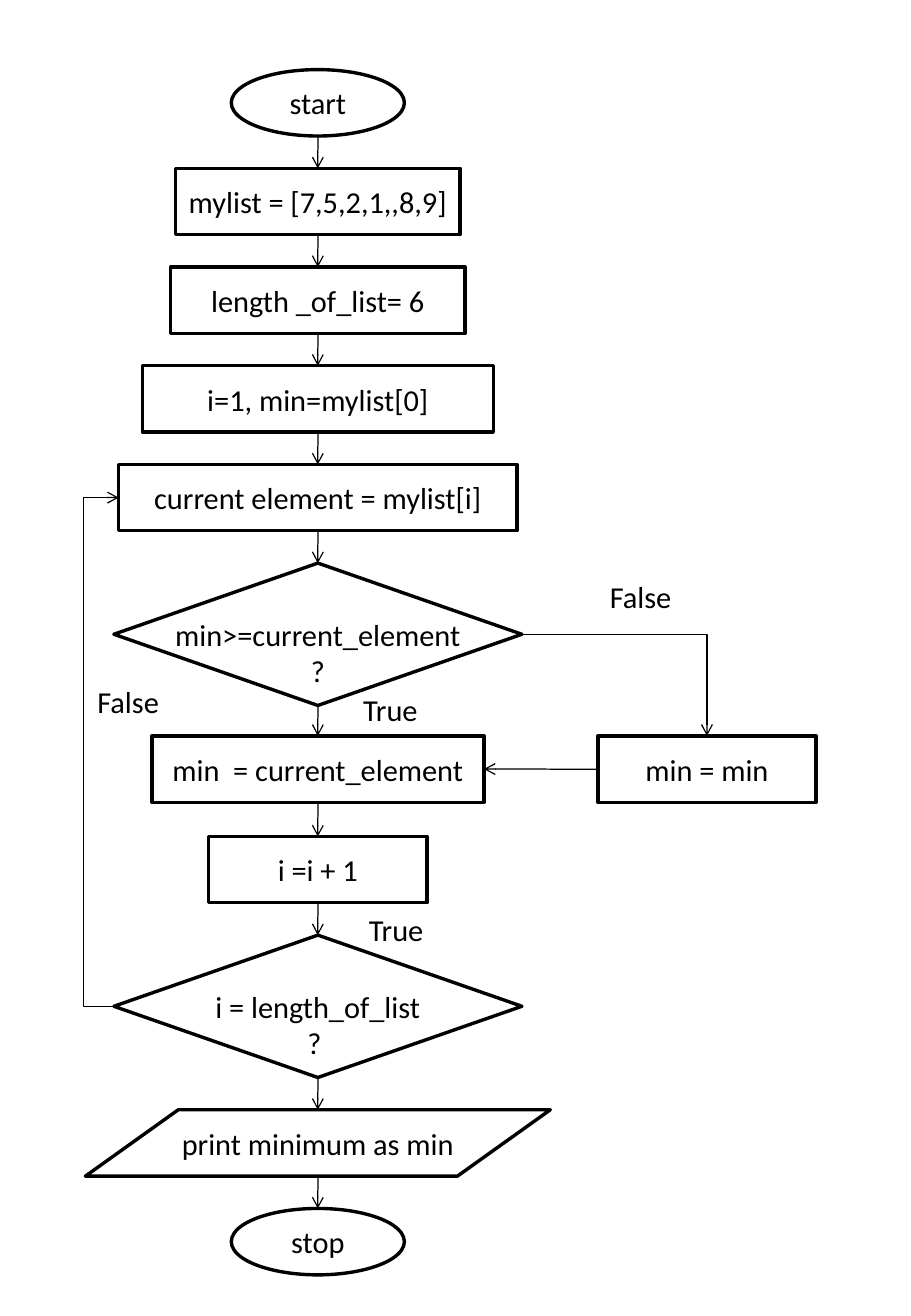
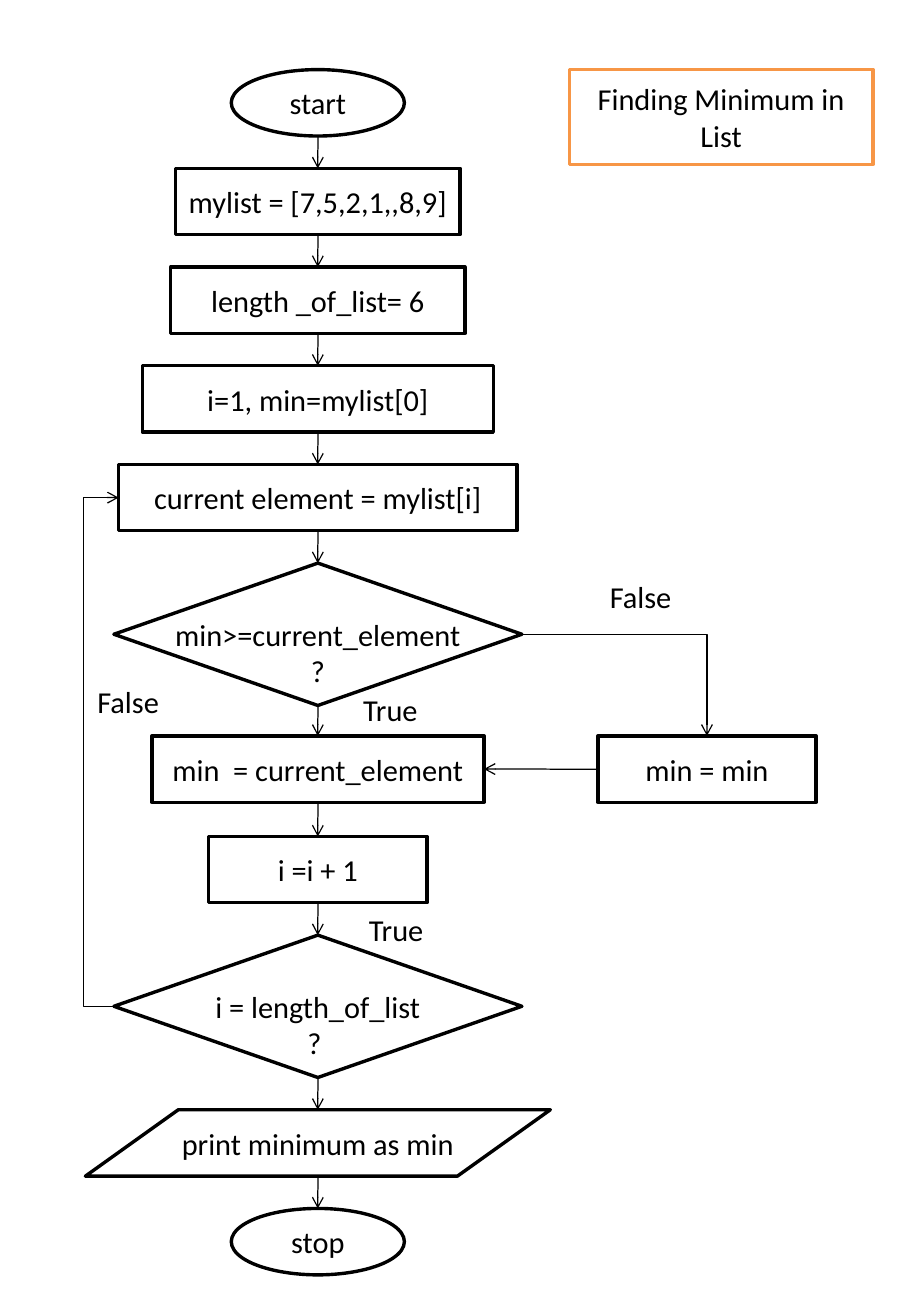
Before and after one commit to rajasekaran36/GE8151-Problem-Solving-and-Python-Programming, a slide deck: slide 4 of Slides/Unit 1/Flow-Charts.pptx. Drawn at 911x1316 pixels with LibreOffice and Linux fonts; fonts in the diff are those of the drawing. Boxes give left, top, right and bottom in pixels: in the first picture for what was removed or moved away, otherwise in the second. Text is boxed around its words. In the diff, an @@ line names an element or a change of style, - is before the commit and + after.

```diff
--- a/Slides/Unit 1/Flow-Charts.pptx
+++ b/Slides/Unit 1/Flow-Charts.pptx
@@ rectangle added at [570, 69, 873, 164], fill #FFFFFF, outline #F79646 2 pt, 18 pt, text #000000 @@
+Finding Minimum in List
```
Also in this commit, not shown: 2 other slides changed, 1 slide added, 1 slide removed, 2 other files.
